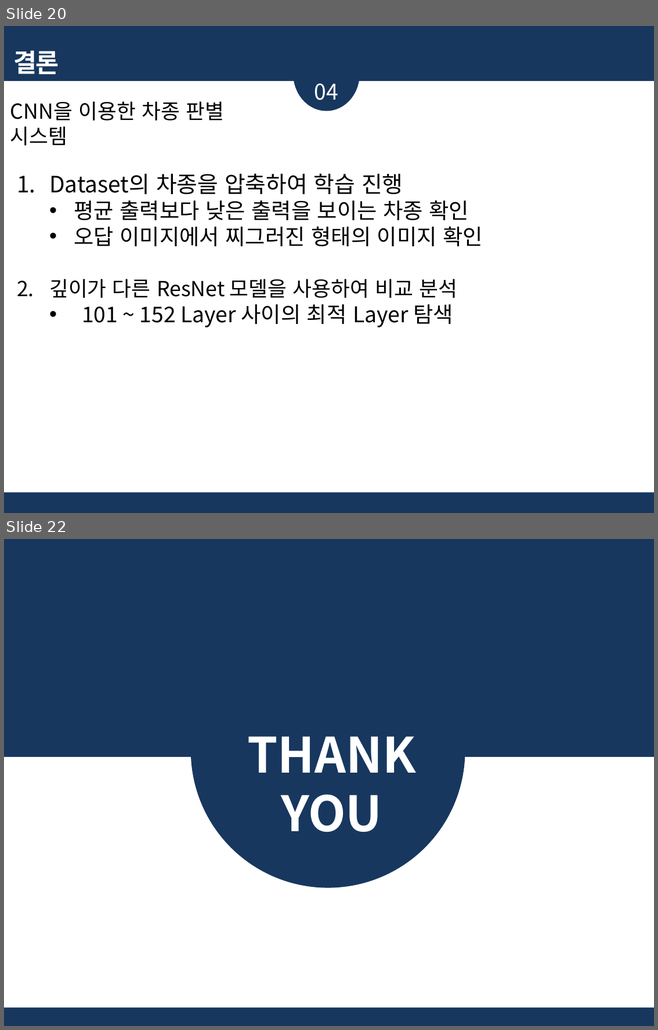
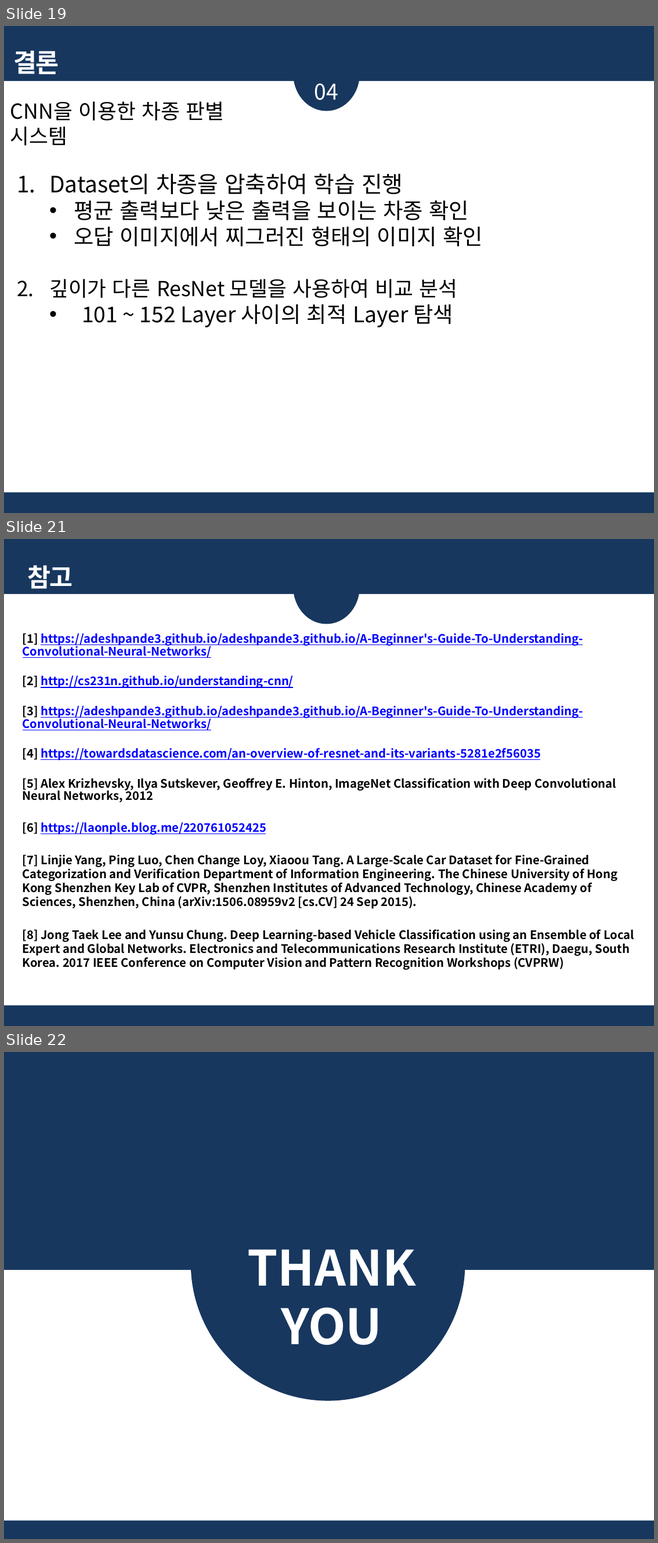
Before and after one commit to glad1470/2019_research, a slide deck: Doc/최종 결과 발표_09.06.25/최종발표_임광효_190625.pptx. Shown one above the other, each under a label of ours: slides 20 and 22 before the commit, slides 19, 21 and 22 after it; the slides between them are not shown. The pictures are 658x1030 and 658x1543 pixels, drawn with LibreOffice and Linux fonts; fonts in the diff are those of the drawing. Boxes give left, top, right and bottom in pixels: in the first picture for what was removed or moved away, otherwise in the second. Text is boxed around its words. In the diff, an @@ line names an element or a change of style, - is before the commit and + after.

```diff
--- a/Doc/최종 결과 발표_09.06.25/최종발표_임광효_190625.pptx
+++ b/Doc/최종 결과 발표_09.06.25/최종발표_임광효_190625.pptx
@@ slide 21 added at (4,539,654,1026), background #17375E @@
@@ ellipse added at (293,549,360,624), fill #17375E @@
@@ text added at (27,565,73,594), 28 pt, text #FFFFFF, bold @@
+참고 문헌
@@ rectangle added at (4,594,654,1006), fill #FFFFFF @@
@@ text added at (23,633,634,970), 12.9 pt, text #000000, bold @@
+[1] https://adeshpande3.github.io/adeshpande3.github.io/A-Beginner's-Guide-To-Understanding-Convolutional-Neural-Networks/
+[2] http://cs231n.github.io/understanding-cnn/
+[3] https://adeshpande3.github.io/adeshpande3.github.io/A-Beginner's-Guide-To-Understanding-Convolutional-Neural-Networks/
+[4] https://towardsdatascience.com/an-overview-of-resnet-and-its-variants-5281e2f56035
+[5] Alex Krizhevsky, Ilya Sutskever, Geoffrey E. Hinton, ImageNet Classification with Deep Convolutional Neural Networks, 2012
+[6] https://laonple.blog.me/220761052425
+[7] Linjie Yang, Ping Luo, Chen Change Loy, Xiaoou Tang. A Large-Scale Car Dataset for Fine-Grained Categorization and Verification Department of Information Engineering. The Chinese University of Hong Kong Shenzhen Key Lab of CVPR, Shenzhen Institutes of Advanced Technology, Chinese Academy of Sciences, Shenzhen, China (arXiv:1506.08959v2 [cs.CV] 24 Sep 2015).
+[8] Jong Taek Lee and Yunsu Chung. Deep Learning-based Vehicle Classification using an Ensemble of Local Expert and Global Networks. Electronics and Telecommunications Research Institute (ETRI), Daegu, South Korea. 2017 IEEE Conference on Computer Vision and Pattern Recognition Workshops (CVPRW)
@@ what was slide 20 is now slide 19 @@
```
Also in this commit, not shown: 3 slides changed, 1 slide removed, 1 other file.
